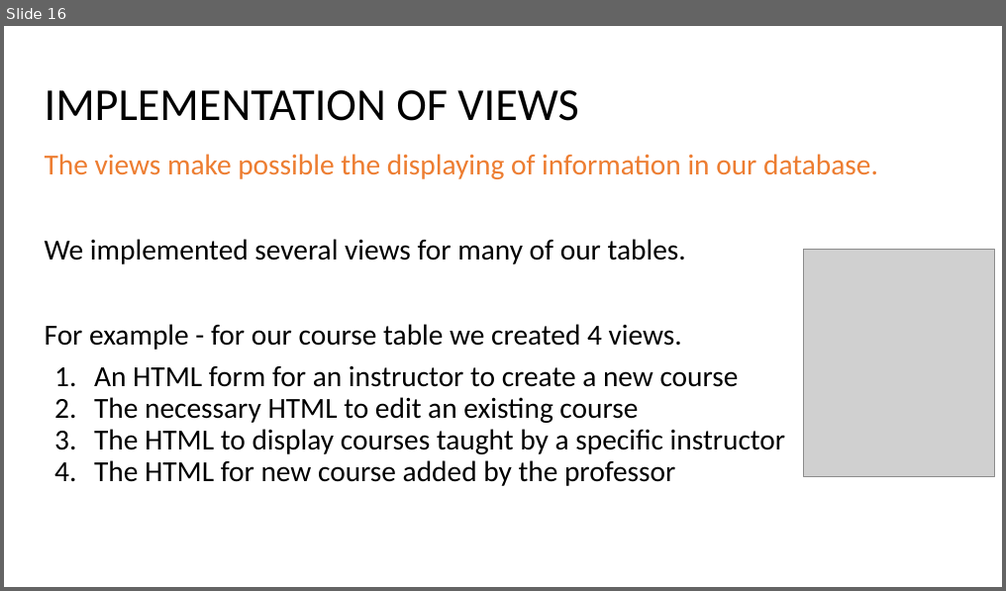
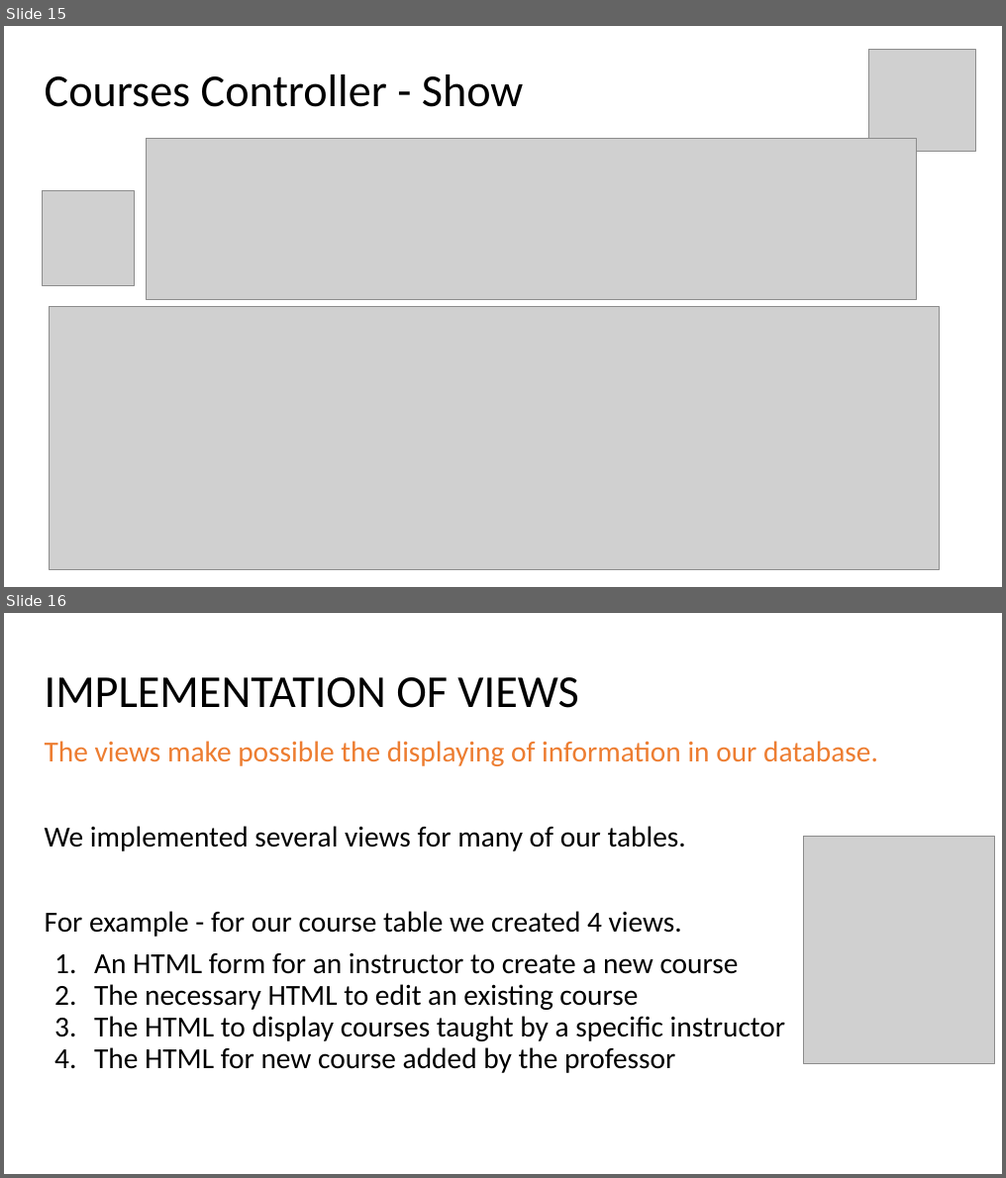
Before and after one commit to michaels107/Collaborate, a slide deck: Final Project Presentation.pptx. Shown one above the other, each under a label of ours: slide 16 before the commit, slides 15 and 16 after it. The pictures are 1006x591 and 1006x1178 pixels, drawn with LibreOffice and Linux fonts; fonts in the diff are those of the drawing; grey boxes stand for pictures. Boxes give left, top, right and bottom in pixels: in the first picture for what was removed or moved away, otherwise in the second. Text is boxed around its words. In the diff, an @@ line names an element or a change of style, - is before the commit and + after.

```diff
--- a/Final Project Presentation.pptx
+++ b/Final Project Presentation.pptx
@@ slide 15 added at (4, 26, 1002, 587), background #FFFFFF @@
@@ picture added at (869, 50, 976, 152) @@
@@ title added at (45, 75, 524, 107), 33 pt, text #000000 @@
+Courses Controller - Show
@@ picture added at (146, 139, 916, 300) @@
@@ picture added at (42, 190, 134, 286) @@
@@ picture added at (49, 306, 939, 570) @@
```
Also in this commit, not shown: 4 slides changed, 1 other slide added, 1 slide removed, 8 other files.
